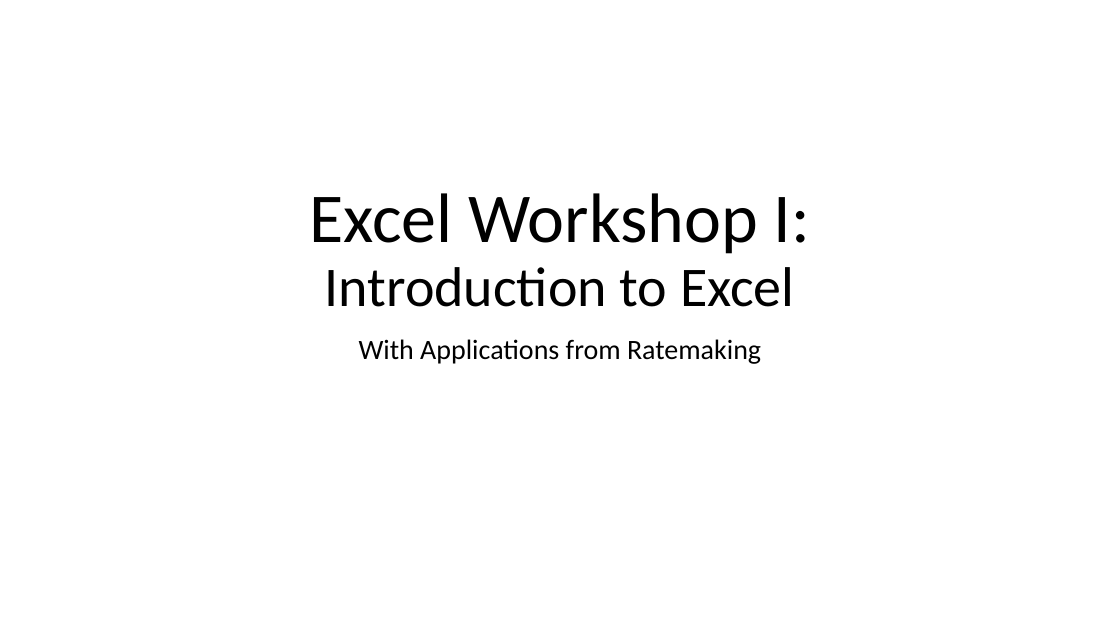
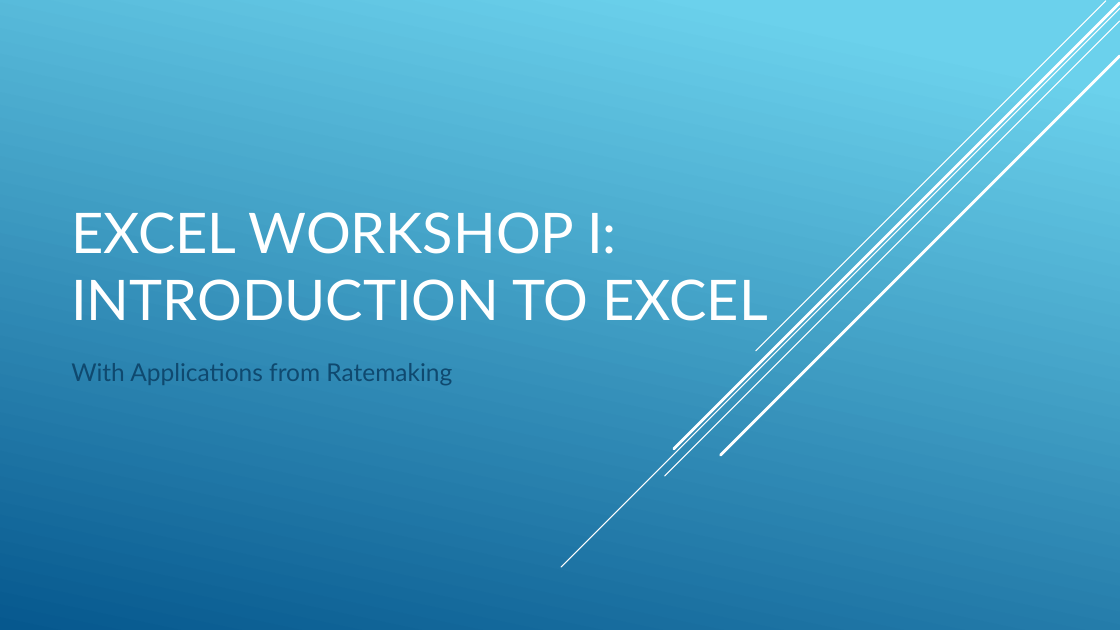
Before and after one commit to kzhu98/kzhu98.github.io, a slide deck: slide 1 of projects/BASWorkshops/Excel_I/Excel_I_Slides.pptx. Drawn at 1120x630 pixels with LibreOffice and Linux fonts; fonts in the diff are those of the drawing; background and template pictures are left out. Boxes give left, top, right and bottom in pixels: in the first picture for what was removed or moved away, otherwise in the second. Text is boxed around its words. In the diff, an @@ line names an element or a change of style, - is before the commit and + after.

```diff
--- a/projects/BASWorkshops/Excel_I/Excel_I_Slides.pptx
+++ b/projects/BASWorkshops/Excel_I/Excel_I_Slides.pptx
@@ background #FFFFFF to gradient #6ED2EB to #06588E @@
@@ line added from (1120, 8) to (561, 567), #FFFFFF 1 pt @@
@@ line added from (1120, 21) to (665, 476), #FFFFFF 1 pt @@
@@ line added from (1120, 3) to (674, 449), #FFFFFF 2.5 pt @@
@@ line added from (1106, 1) to (756, 351), #FFFFFF 1 pt @@
@@ line added from (1120, 56) to (721, 455), #FFFFFF 2.5 pt @@
@@ title at [71, 212, 768, 321]: text changed; font Calibri to Lato; text colour #000000 to #FFFFFF @@
-Excel Workshop I:
-Introduction to Excel
+EXCEL WORKSHOP I:
+INTRODUCTION TO EXCEL
@@ subtitle "With Applications from Ratemaking": place and size @@
-subtitle "With Applications from Ratemaking" at [359, 339, 761, 364]
+subtitle "With Applications from Ratemaking" at [71, 363, 452, 385]
@@ subtitle "With Applications from Ratemaking" at [71, 363, 452, 385]: size 24 to 21 pt, font Calibri to Lato, text colour #000000 to #0F496F; alignment centre to left; line spacing 0.9 to 1 @@
```
Also in this commit, not shown: 20 other slides changed, 4 other files.
